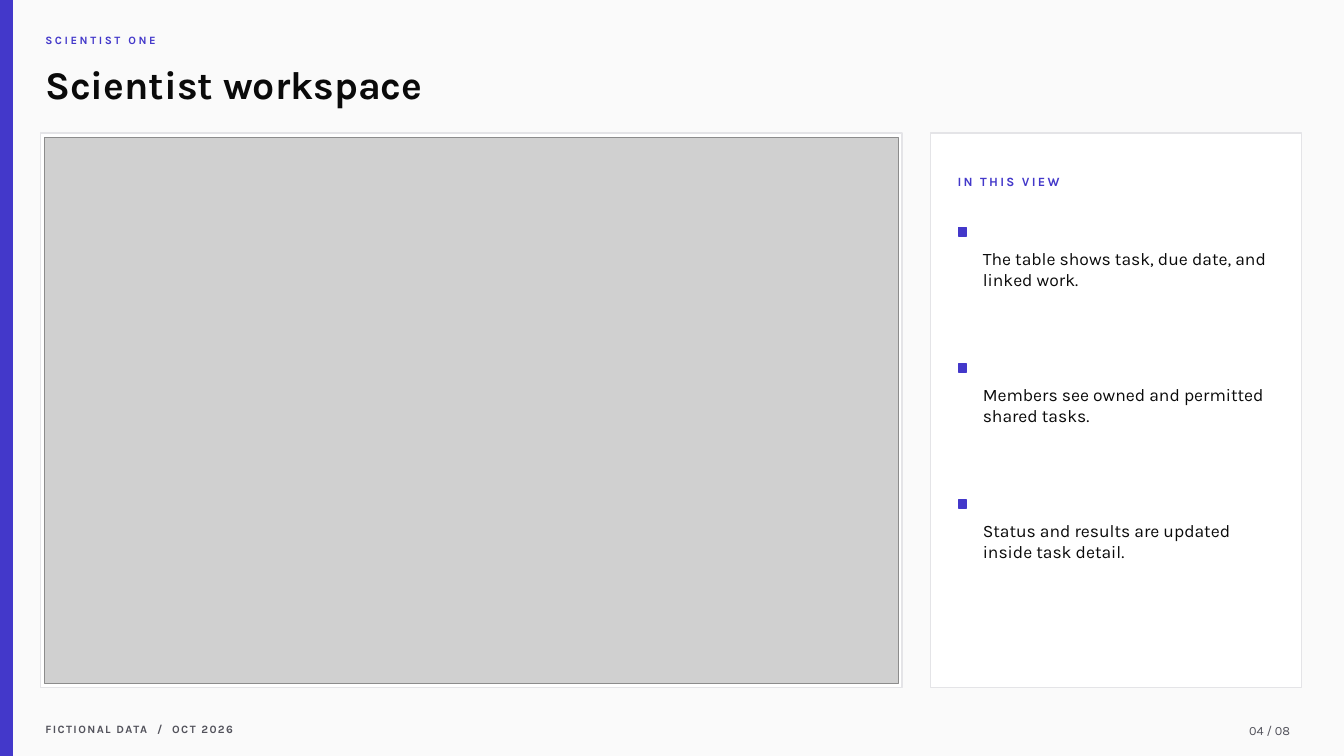
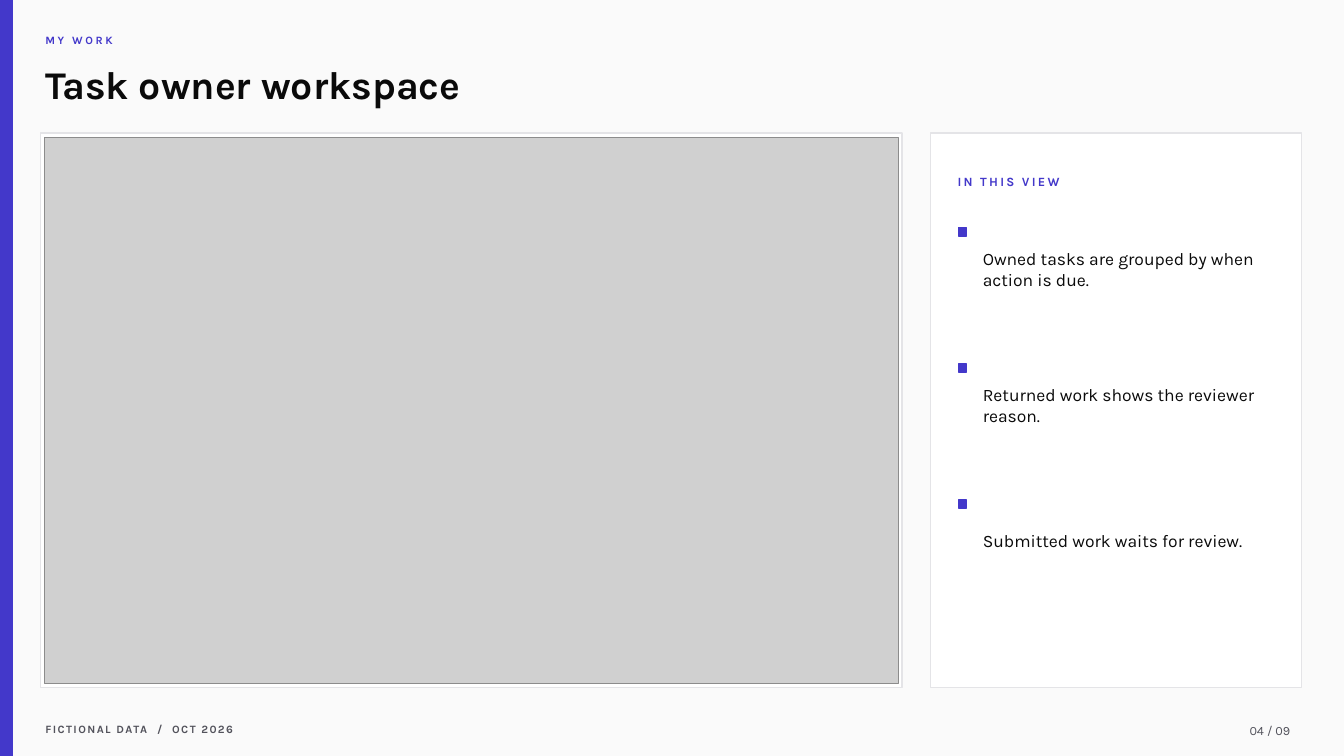
Before and after one commit to samarth-biztel/CVRDE, a slide deck: slide 4 of docs/CVRDE_Demo_Presentation.pptx. Drawn at 1344x756 pixels with LibreOffice and Linux fonts; fonts in the diff are those of the drawing; grey boxes stand for pictures. Boxes give left, top, right and bottom in pixels: in the first picture for what was removed or moved away, otherwise in the second. Text is boxed around its words. In the diff, an @@ line names an element or a change of style, - is before the commit and + after.

Commit message:
Align CVRDE demo with approved review scope

```diff
--- a/docs/CVRDE_Demo_Presentation.pptx
+++ b/docs/CVRDE_Demo_Presentation.pptx
@@ text at (45,36,112,44): text changed @@
-SCIENTIST ONE
+MY WORK
@@ text at (45,72,460,109): text changed @@
-Scientist workspace
+Task owner workspace
@@ text at (983,253,1254,287): text changed @@
-The table shows task, due date, and linked work.
+Owned tasks are grouped by when action is due.
@@ text at (983,389,1254,423): text changed @@
-Members see owned and permitted shared tasks.
+Returned work shows the reviewer reason.
@@ text at (983,535,1242,548): text changed @@
-Status and results are updated inside task detail.
+Submitted work waits for review.
@@ text at (1250,727,1290,735): text changed @@
-04 / 08
+04 / 09
```
Also in this commit, not shown: 7 other slides changed, 1 slide added, 15 other files.
